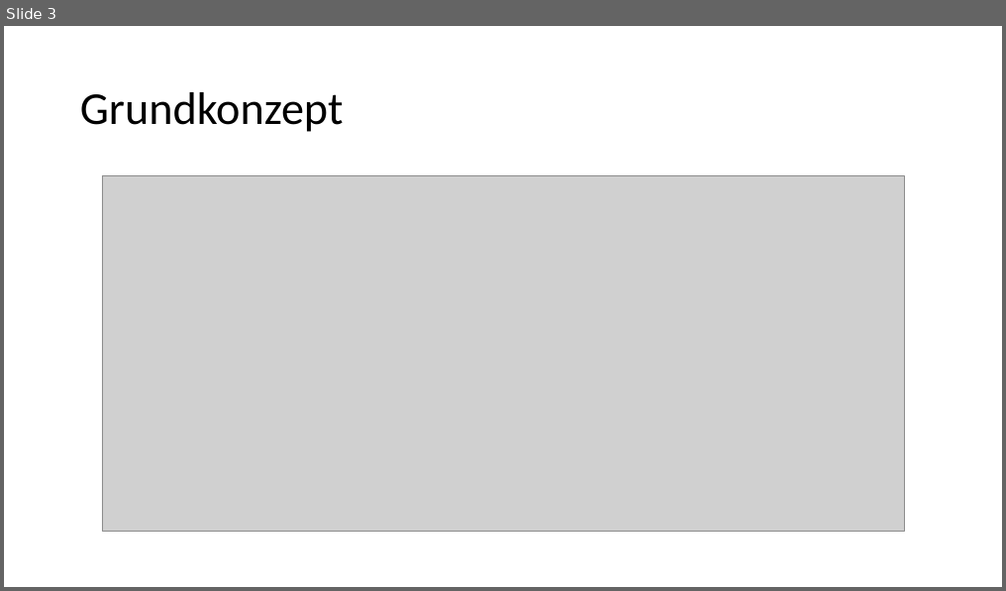
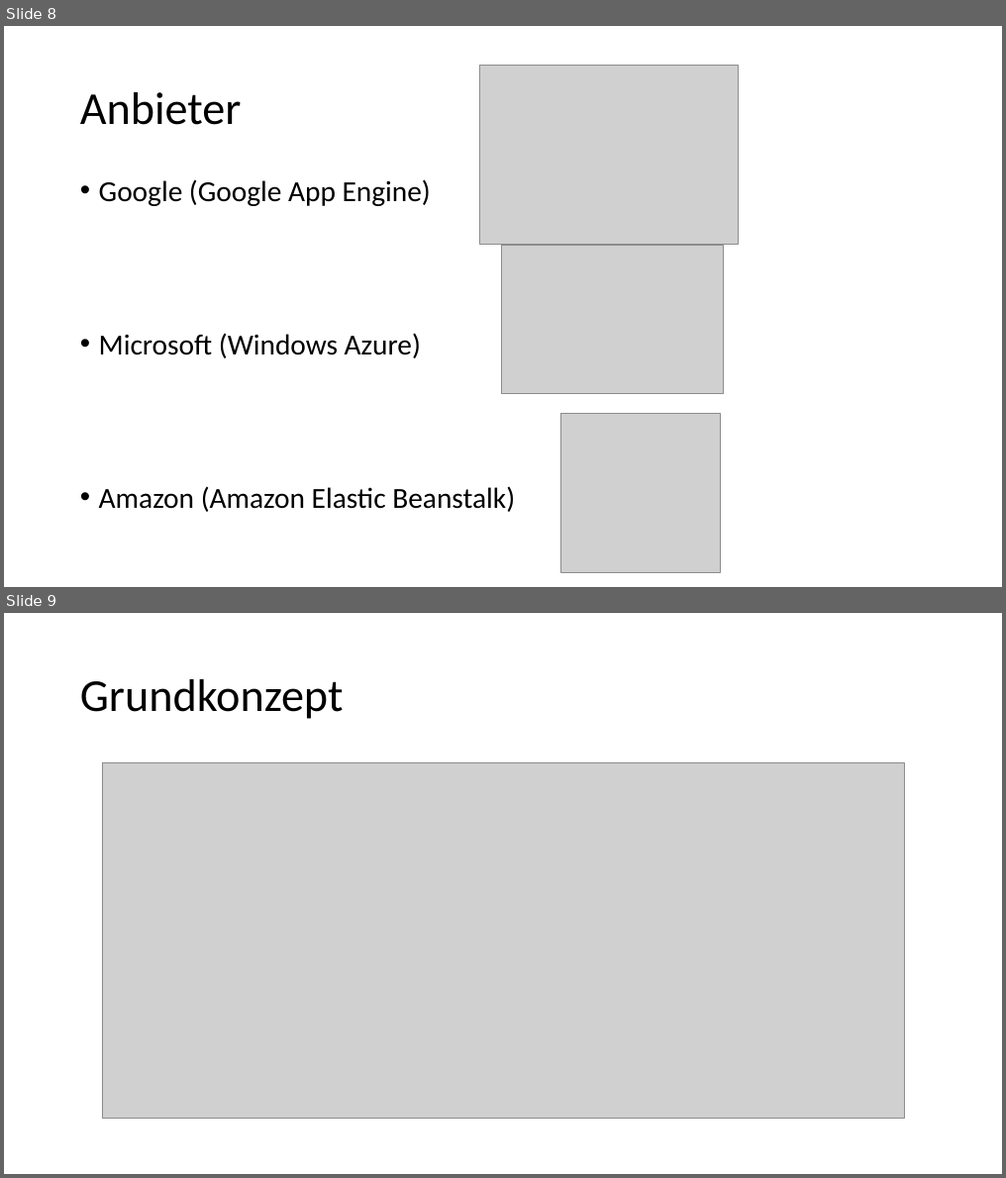
Before and after one commit to Philwi/HTWDresdenIMBeleg, a slide deck: FaaS.pptx. Shown one above the other, each under a label of ours: slide 3 before the commit, slides 8 and 9 after it. The pictures are 1006x591 and 1006x1178 pixels, drawn with LibreOffice and Linux fonts; fonts in the diff are those of the drawing; grey boxes stand for pictures. Boxes give left, top, right and bottom in pixels: in the first picture for what was removed or moved away, otherwise in the second. Text is boxed around its words. In the diff, an @@ line names an element or a change of style, - is before the commit and + after.

```diff
--- a/FaaS.pptx
+++ b/FaaS.pptx
@@ slide 8 added at <box>4,26,1002,587</box>, background #FFFFFF @@
@@ picture added at <box>479,65,738,244</box> @@
@@ title added at <box>80,92,242,125</box>, 44 pt, text #000000 @@
+Anbieter
@@ text added at <box>99,179,515,512</box>, 28 pt, text #000000 @@
+• Google (Google App Engine)
+• Microsoft (Windows Azure)
+• Amazon (Amazon Elastic Beanstalk)
@@ picture added at <box>502,246,724,393</box> @@
@@ picture added at <box>561,414,721,573</box> @@
@@ what was slide 3 is now slide 9 @@
```
Also in this commit, not shown: 1 slide changed, 8 other slides added, 1 slide removed.
